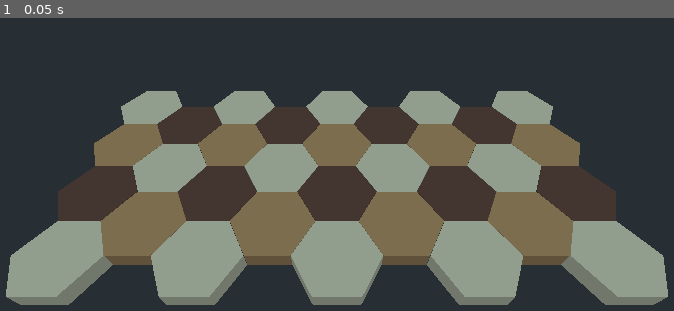
Above: before the commit, frame 1.
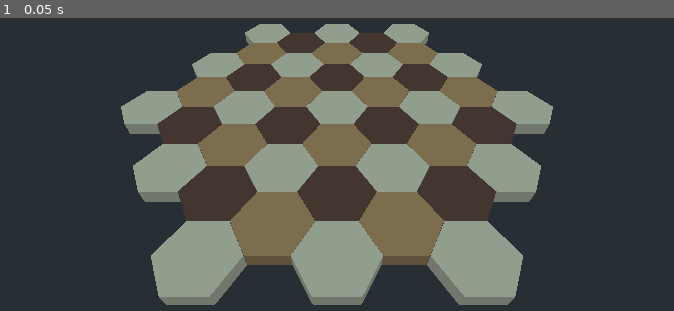
Above: after the commit, the same moment.

Repository: 2BytesGoat/godot-snippets
Game: Godot game, scene res://Main.tscn
Two runs of this game, one before a commit and one after it. Both use one fixed random seed, a clock stepped at 60 frames per second and the inputs below.
Inputs:
- Up to frame 1 (0.05 s): no input

The runs differ from the first frame. In frame 1, 26% of the frame differs, in the area x 0-100%, y 2-98%.

Commit message:
Added - Code for Procedural 3D Hex maps

Diff:
--- a/Starter3D/ProceduralHexMaps/HexBoard.gd
+++ b/Starter3D/ProceduralHexMaps/HexBoard.gd
@@ -5,12 +5,13 @@
 
 export var hex_rows := 7
 export var hex_cols := 5
+export var hex_cols_min := 3
 
 func _ready():
 	num_colors = len(mesh_library.get_item_list())
 	cell_size.x = stepify(TILE_HEIGHT * cos(deg2rad(30)), 0.01)
 	cell_size.z = TILE_HEIGHT / 2.0
-	_generate_square_grid()
+	_generate_hex_grid()
 
 func _generate_square_grid():
 	var x_shift = hex_cols * cell_size.x
@@ -22,6 +23,21 @@
 			x = x * x_shift + y % 2
 			set_cell_item(x, 0, y, y % num_colors)
 
+func _generate_hex_grid():
+	for step in range(3):
+		var cols_min = hex_cols_min - max(step-1, 0)
+		_fill_hex_grid(hex_cols-step, cols_min, step)
+
+func _fill_hex_grid(_cols, min_cols, shift):
+	for y in range(_cols - min_cols + 1):
+		for x in _get_zero_centered_range(_cols - y):
+			var x_shift = stepify(cell_size.x * (_cols - y) / 2, 0.01)
+			var x_pos = x * x_shift * 2
+			var y_pos = y * 3 + shift
+			var mirror_color = 1 + shift % (num_colors - 1) if shift else shift
+			set_cell_item(x_pos, 0,  y_pos, shift % num_colors)
+			set_cell_item(x_pos, 0, -y_pos, mirror_color)
+
 func _get_zero_centered_range(n: int):
 	var array = []
 	var shift = (n-1) / 2.0
